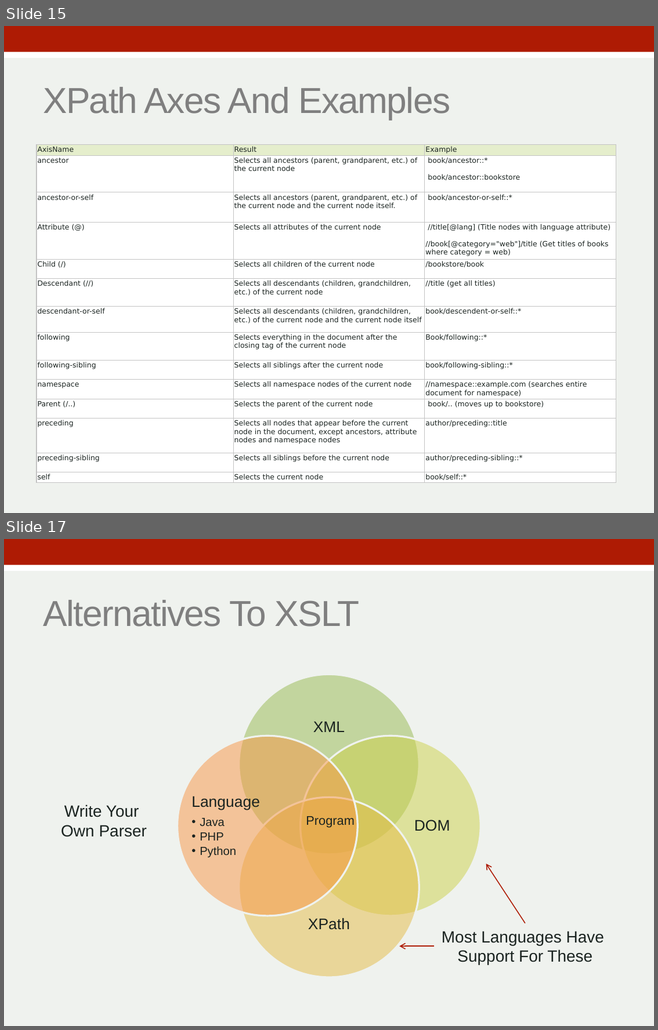
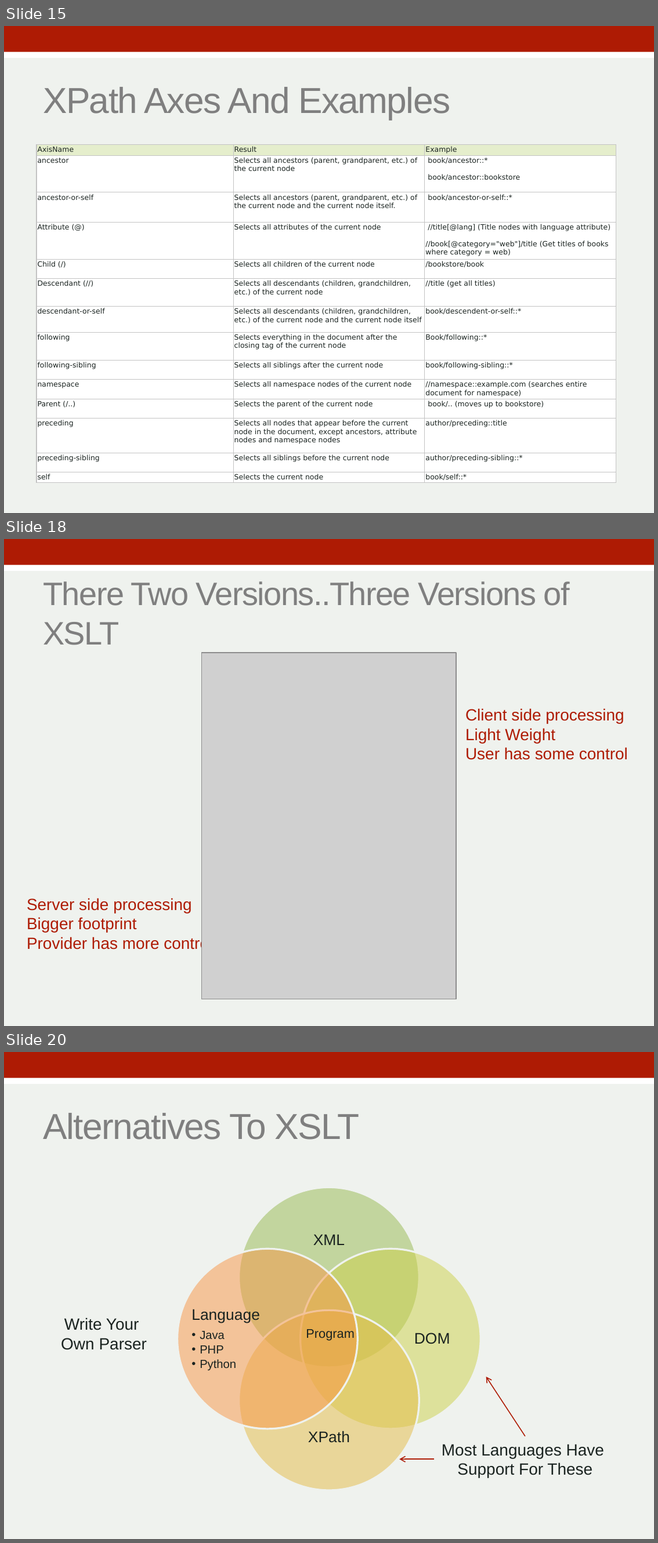
Before and after one commit to zoechao/teaching, a slide deck: xslt/eXtensible.pptx. Shown one above the other, each under a label of ours: slides 15 and 17 before the commit, slides 15, 18 and 20 after it; the slides between them are not shown. The pictures are 658x1030 and 658x1543 pixels, drawn with LibreOffice and Linux fonts; fonts in the diff are those of the drawing; grey boxes stand for pictures. Boxes give left, top, right and bottom in pixels: in the first picture for what was removed or moved away, otherwise in the second. Text is boxed around its words. In the diff, an @@ line names an element or a change of style, - is before the commit and + after.

Commit message:
xslt slides

```diff
--- a/xslt/eXtensible.pptx
+++ b/xslt/eXtensible.pptx
@@ slide 18 added at bbox=[4, 539, 654, 1026], background #EFF2EE; not listed: 2 template elements that a slide beside it also shows @@
@@ title added at bbox=[43, 581, 570, 645], 36 pt, text #7F7F7F @@
+There Two Versions..Three Versions of XSLT
@@ picture added at bbox=[201, 653, 455, 999] @@
@@ text added at bbox=[465, 708, 628, 760], 18 pt, text #AE1B04 @@
+Client side processing
+Light Weight
+User has some control
@@ text added at bbox=[27, 898, 212, 952], 18 pt, text #AE1B04 @@
+Server side processing
+Bigger footprint
+Provider has more control
@@ what was slide 17 is now slide 20 @@
```
Also in this commit, not shown: 3 slides changed, 5 other slides added, 3 slides removed, 4 other files.
